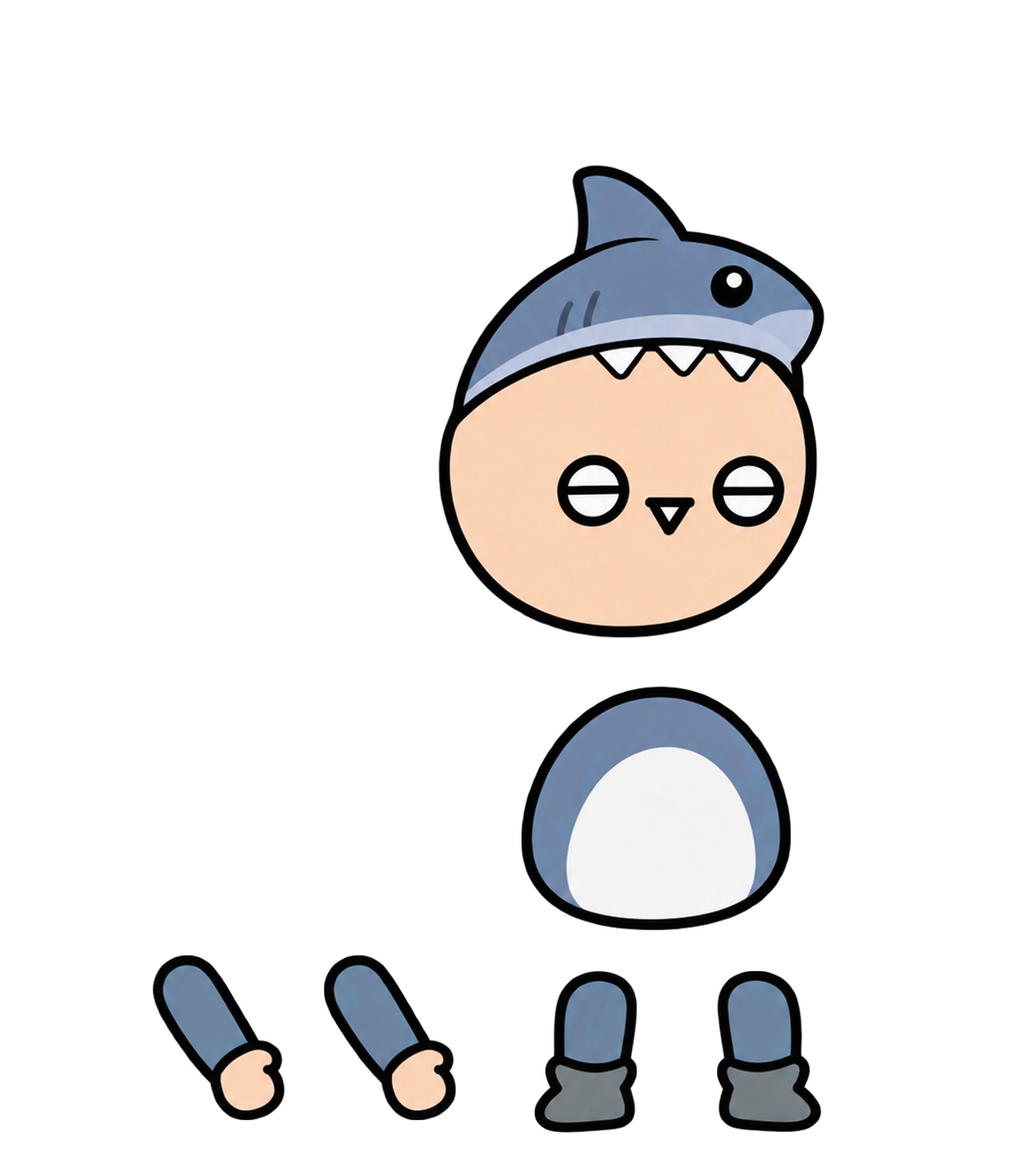
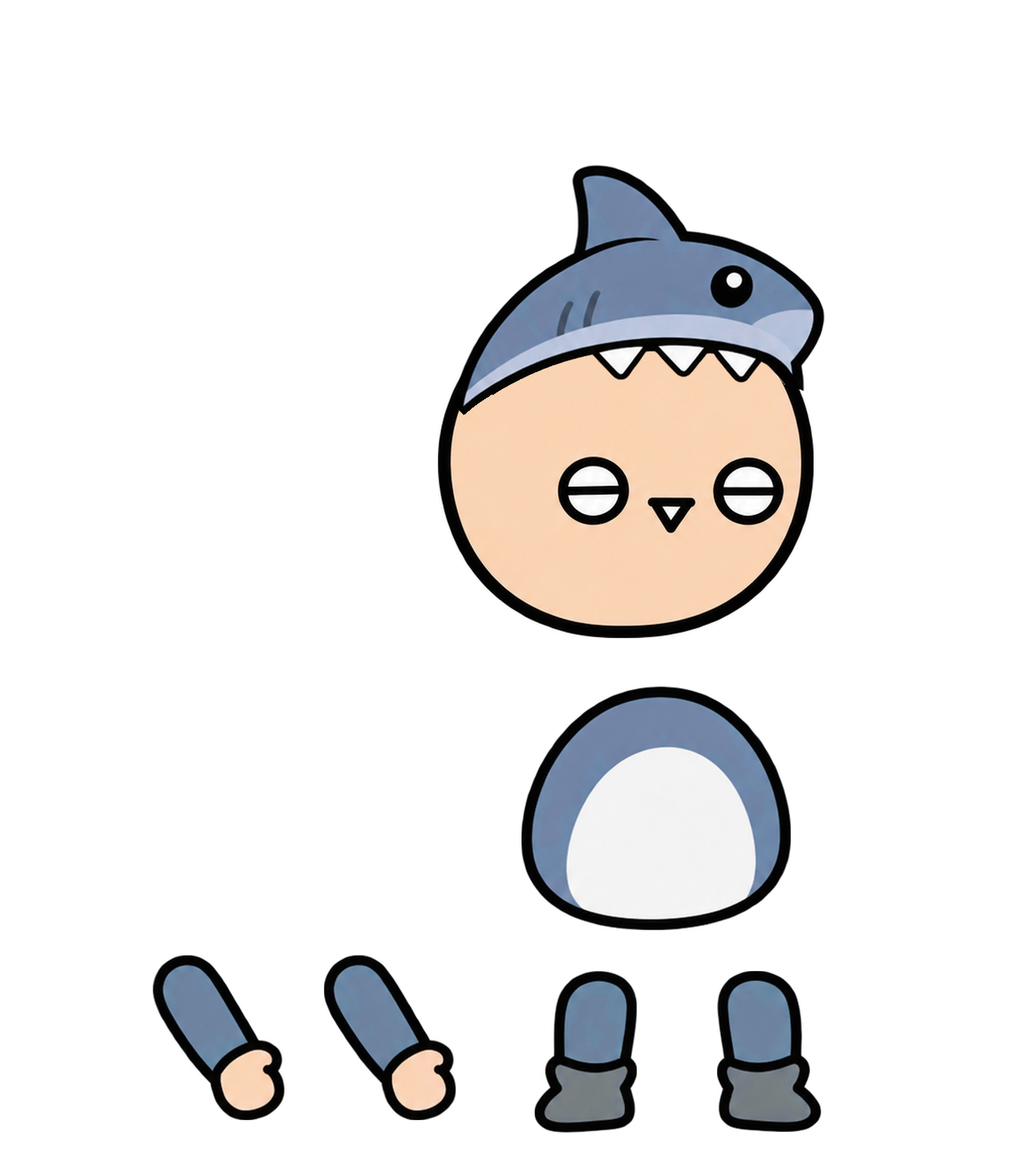
Before/after of a 1036px x 1174px layered artwork. What changed in the layer stack:
painted on "머리" over [436, 286, 820, 641]
